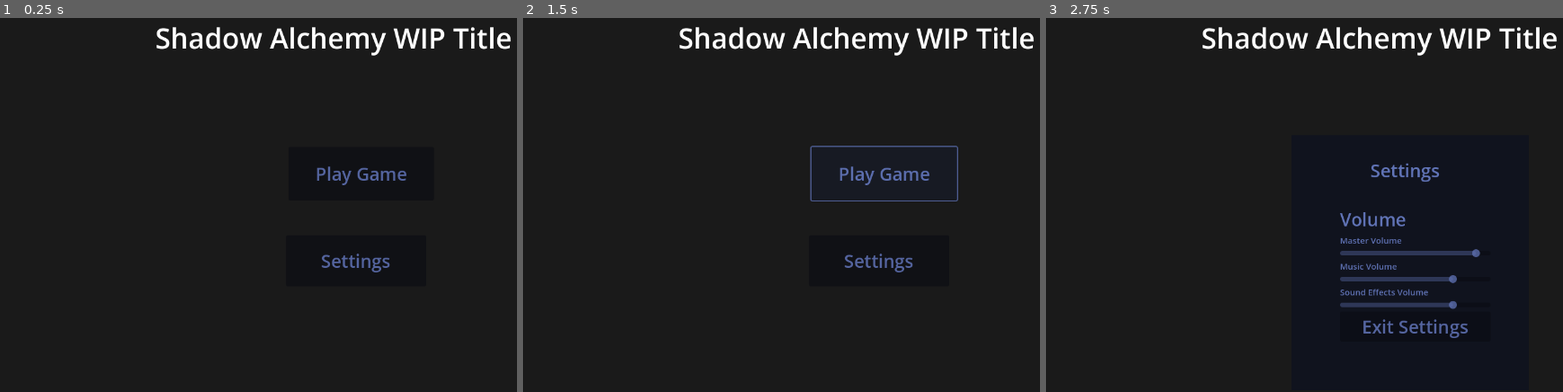
Above: before the commit, frames 1-3 (left to right).
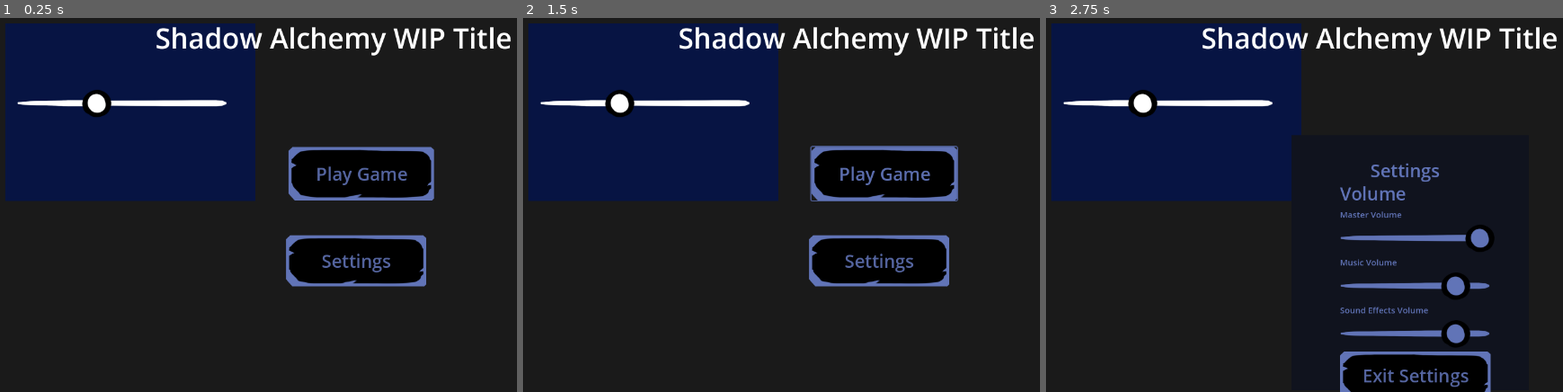
Above: after the commit, the same moments.

Repository: NicholasFlood2000/PirateSoftwareShadowAlchemy
Game: Godot game, scene res://Scenes/MainMenu.tscn
Same seed, same stepped clock (60 frames per second), same inputs: the game is played once before the commit and once after it.
Inputs:
- Up to frame 1 (0.25 s): no input
- Up to frame 2 (1.5 s): click "Play Game" at 0.5 s; click "Play Game" at 1.25 s
- Up to frame 3 (2.75 s): click "Settings" at 2 s

The runs differ from the first frame. In frame 1, 24% of the frame differs, in the area x 1-84%, y 1-72%; in frame 2, 27%; in frame 3, 29%, in the area x 1-87%, y 1-100%.

Commit message:
Added menu stuff

Diff:
--- a/Scenes/MainMenu.tscn
+++ b/Scenes/MainMenu.tscn
@@ -1,6 +1,7 @@
-[gd_scene load_steps=5 format=3 uid="uid://brsyfl1pdn22i"]
+[gd_scene load_steps=6 format=3 uid="uid://brsyfl1pdn22i"]
 
 [ext_resource type="Theme" uid="uid://dionndvrr35qx" path="res://Themes/ButtonTheme.tres" id="1_5ceaf"]
+[ext_resource type="Theme" uid="uid://bjjf52pu6ckx6" path="res://Themes/Menu.tres" id="1_b1v7n"]
 [ext_resource type="Script" path="res://Scripts/PlayGameButton.gd" id="1_daqvn"]
 [ext_resource type="PackedScene" uid="uid://c6pctbsywub2" path="res://Scenes/SettingsButtons.tscn" id="3_nbu60"]
 
@@ -14,12 +15,21 @@
 anchors_preset = 0
 offset_right = 1288.0
 offset_bottom = 727.0
+theme = ExtResource("1_b1v7n")
 
 [node name="ColorRect" type="ColorRect" parent="Control"]
 layout_mode = 0
 offset_right = 1305.0
 offset_bottom = 748.0
 color = Color(0.101961, 0.101961, 0.101961, 1)
+
+[node name="ColorRect2" type="ColorRect" parent="Control"]
+layout_mode = 0
+offset_left = 22.0
+offset_top = 64.0
+offset_right = 467.0
+offset_bottom = 380.0
+color = Color(0.0265618, 0.0794935, 0.261544, 1)
 
 [node name="Label" type="Label" parent="Control"]
 layout_mode = 0
@@ -41,6 +51,15 @@
 text = "Play Game"
 script = ExtResource("1_daqvn")
 
+[node name="HSlider" type="HSlider" parent="Control"]
+layout_mode = 0
+offset_left = 43.0
+offset_top = 179.0
+offset_right = 418.0
+offset_bottom = 234.0
+step = 1.73
+value = 38.06
+
 [node name="Button" parent="." instance=ExtResource("3_nbu60")]
 offset_left = 522.0
 offset_top = 441.0
--- a/Scenes/SettingsButtons.tscn
+++ b/Scenes/SettingsButtons.tscn
@@ -1,6 +1,6 @@
 [gd_scene load_steps=3 format=3 uid="uid://c6pctbsywub2"]
 
-[ext_resource type="Theme" uid="uid://dionndvrr35qx" path="res://Themes/ButtonTheme.tres" id="1_ct15b"]
+[ext_resource type="Theme" uid="uid://bjjf52pu6ckx6" path="res://Themes/Menu.tres" id="1_qahct"]
 [ext_resource type="Script" path="res://Scripts/SettingsButton.gd" id="2_8phgq"]
 
 [node name="Button" type="Button"]
@@ -9,7 +9,7 @@
 offset_top = -38.0
 offset_right = 160.0
 offset_bottom = 43.0
-theme = ExtResource("1_ct15b")
+theme = ExtResource("1_qahct")
 text = "Settings"
 script = ExtResource("2_8phgq")
 
@@ -39,9 +39,9 @@
 [node name="VBoxContainer" type="VBoxContainer" parent="Menu"]
 layout_mode = 0
 offset_left = 74.0
-offset_top = 115.0
+offset_top = 69.0
 offset_right = 342.0
-offset_bottom = 394.0
+offset_bottom = 414.0
 
 [node name="VolumeHeader" type="Label" parent="Menu/VBoxContainer"]
 layout_mode = 2
--- /dev/null
+++ b/Themes/Menu.tres
@@ -0,0 +1,47 @@
+[gd_resource type="Theme" load_steps=9 format=3 uid="uid://bjjf52pu6ckx6"]
+
+[ext_resource type="Texture2D" uid="uid://b1jh1fq73ercs" path="res://Assets/Graphics/BaseButton.png" id="1_a5tdx"]
+[ext_resource type="Texture2D" uid="uid://deg7gqwh8a36q" path="res://Assets/Graphics/MenuSliderButton.png" id="2_gf8xb"]
+[ext_resource type="Texture2D" uid="uid://dgy78bvajlc65" path="res://Assets/Graphics/BaseButtonHighlighted.png" id="2_oifwj"]
+[ext_resource type="Texture2D" uid="uid://d1usxlsdh06xh" path="res://Assets/Graphics/Slider.png" id="3_y7gus"]
+
+[sub_resource type="StyleBoxTexture" id="StyleBoxTexture_3qs36"]
+texture = ExtResource("1_a5tdx")
+texture_margin_left = 22.0
+texture_margin_top = 20.0
+texture_margin_right = 20.0
+texture_margin_bottom = 20.0
+
+[sub_resource type="StyleBoxTexture" id="StyleBoxTexture_dhfw0"]
+texture = ExtResource("1_a5tdx")
+texture_margin_left = 22.0
+texture_margin_top = 20.0
+texture_margin_right = 20.0
+texture_margin_bottom = 20.0
+
+[sub_resource type="StyleBoxTexture" id="StyleBoxTexture_tgoht"]
+texture = ExtResource("2_oifwj")
+texture_margin_left = 22.0
+texture_margin_top = 20.0
+texture_margin_right = 20.0
+texture_margin_bottom = 20.0
+
+[sub_resource type="StyleBoxTexture" id="StyleBoxTexture_6hvg0"]
+texture = ExtResource("3_y7gus")
+texture_margin_left = 50.0
+texture_margin_top = 8.0
+texture_margin_right = 50.0
+texture_margin_bottom = 8.0
+
+[resource]
+default_font_size = 32
+Button/styles/hover = SubResource("StyleBoxTexture_3qs36")
+Button/styles/normal = SubResource("StyleBoxTexture_dhfw0")
+Button/styles/pressed = SubResource("StyleBoxTexture_tgoht")
+HSlider/constants/center_grabber = 16
+HSlider/icons/grabber = ExtResource("2_gf8xb")
+HSlider/icons/grabber_disabled = ExtResource("2_gf8xb")
+HSlider/icons/grabber_highlight = ExtResource("2_gf8xb")
+HSlider/styles/grabber_area = SubResource("StyleBoxTexture_6hvg0")
+HSlider/styles/grabber_area_highlight = SubResource("StyleBoxTexture_6hvg0")
+HSlider/styles/slider = SubResource("StyleBoxTexture_6hvg0")
Binary file added: Assets/Graphics/BaseButton.png
Not shown, added: Assets/Graphics/BaseButton.png.import
Binary file added: Assets/Graphics/BaseButtonHighlighted.png
Not shown, added: Assets/Graphics/BaseButtonHighlighted.png.import
Binary file added: Assets/Graphics/ButtonTest.png
Not shown, added: Assets/Graphics/ButtonTest.png.import
Binary file added: Assets/Graphics/MenuSliderButton.png
Not shown, added: Assets/Graphics/MenuSliderButton.png.import
Binary file added: Assets/Graphics/Slider.png
Not shown, added: Assets/Graphics/Slider.png.import
